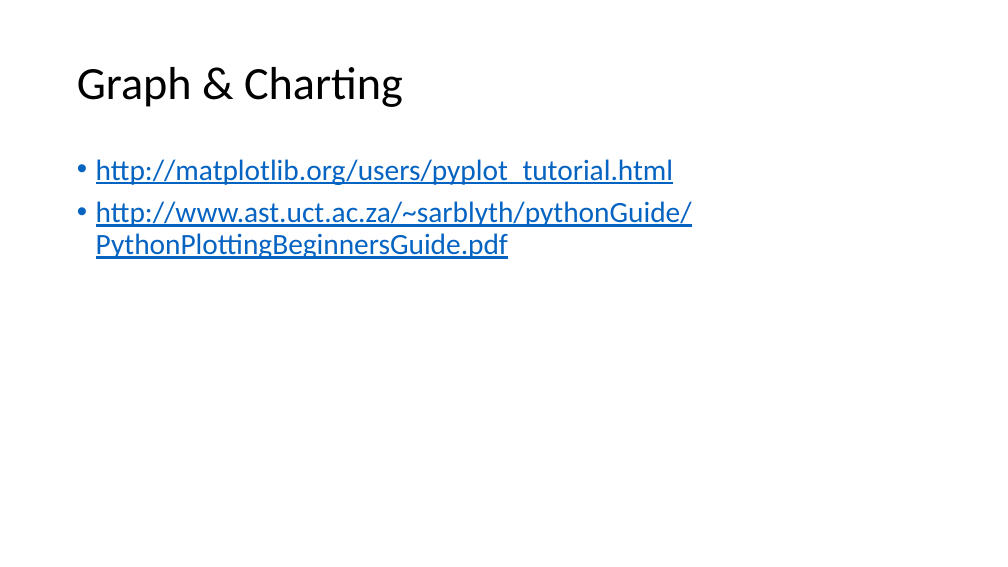
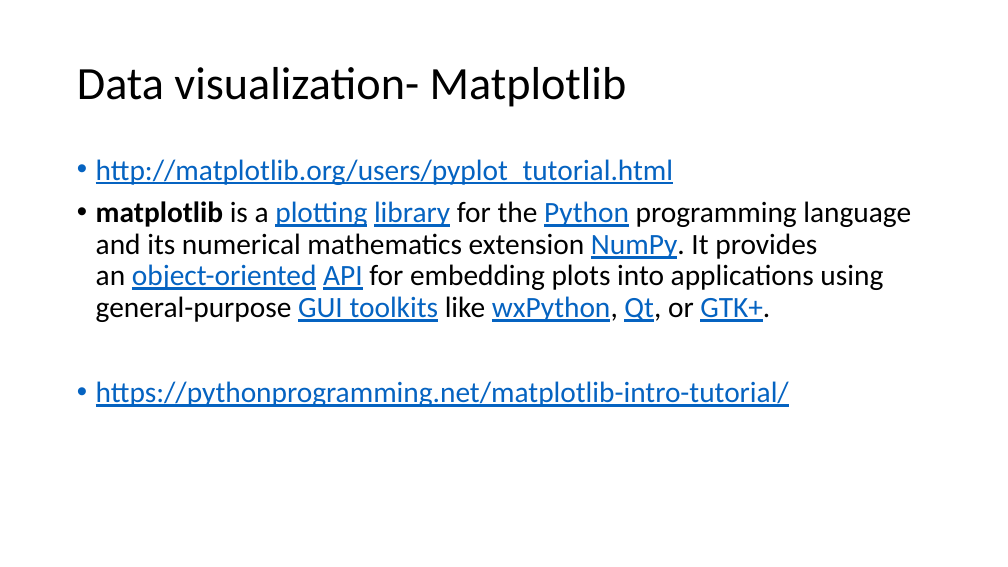
Before and after one commit to waytoalpit/MyBucket, a slide deck: slide 9 of Python Programming.pptx (slide 7 before the commit). Drawn at 1008x567 pixels with LibreOffice and Linux fonts; fonts in the diff are those of the drawing. Boxes give left, top, right and bottom in pixels: in the first picture for what was removed or moved away, otherwise in the second. Text is boxed around its words. In the diff, an @@ line names an element or a change of style, - is before the commit and + after.

```diff
--- a/Python Programming.pptx
+++ b/Python Programming.pptx
@@ title at bbox=[77, 67, 627, 107]: text changed @@
-Graph & Charting
+Data visualization- Matplotlib
@@ text at bbox=[96, 201, 911, 407]: text changed; text colour #0563C1 to #000000 @@
-• http://www.ast.uct.ac.za/~sarblyth/pythonGuide/PythonPlottingBeginnersGuide.pdf
+• matplotlib is a plotting library for the Python programming language and its numerical mathematics extension NumPy. It provides an object-oriented API for embedding plots into applications using general-purpose GUI toolkits like wxPython, Qt, or GTK+.
+• https://pythonprogramming.net/matplotlib-intro-tutorial/
```
Also in this commit, not shown: 2 other slides changed, 4 slides added.
